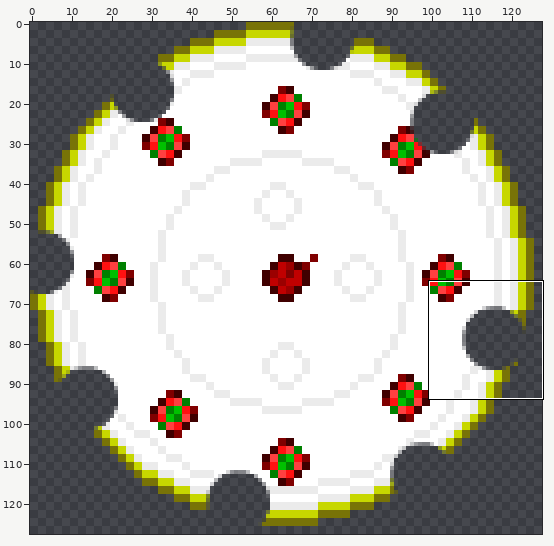
Edited in one commit: sprite sheet (Proyecto_Software_II.gmx/sprites/images/sprite1_1.png). Above, an overview of the earlier version with the close-up marked.
Close-up. Before the commit:
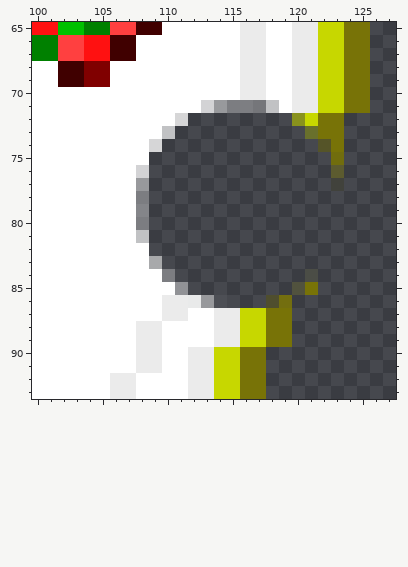
The file is 128x128 pixels. Colours within 5 levels of each other are drawn and written as one. Shown: x 100..127, y 65..93. The commit also changed other parts of the picture, which this record leaves out.
Once edited:
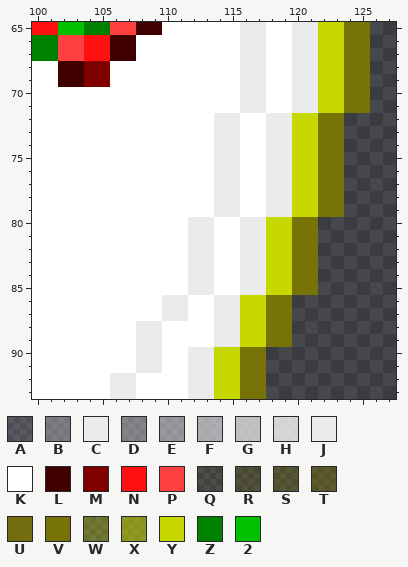
Palette (. is transparent): A #ebebeb1c  B #ebebeb55  C #ebebeb  D #ffffff55  E #ffffff71  F #ffffff8e  G #ffffffaa  H #ffffffc6  J #ffffffe3  K #ffffff  L #400000  M #800000  N #ff1111  P #ff4040  Q #7873071c  R #78730739  S #78730755  T #78730771  U #787307e3  V #787307  W #c7d70055  X #c7d7008e  Y #c7d700  Z #008000  2 #00c000
Changes in this commit:
{"y":71,"x":113,"old":"HEDBBG","new":"KKKCCK"}
{"y":72,"x":111,"old":"H........X","new":"KKKCCKKCCY"}
{"y":73,"x":110,"old":"G..........W","new":"KKKKCCKKCCYY"}
{"y":74,"x":109,"old":"H............T","new":"KKKKKCCKKCCYYV"}
{"y":75,"x":109,"old":"..............U","new":"KKKKKCCKKCCYYVV"}
{"y":76,"x":108,"old":"H..............T","new":"KKKKKKCCKKCCYYVV"}
{"y":77,"x":108,"old":"E..............Q","new":"KKKKKKCCKKCCYYVV"}
{"y":78,"x":108,"old":"D...............","new":"KKKKKKCCKKCCYYVV"}
{"y":79,"x":108,"old":"D...............","new":"KKKKKKCCKKCCYYVV"}
{"y":80,"x":108,"old":"D.............","new":"KKKKCCKKCCYYVV"}
{"y":81,"x":108,"old":"G.............","new":"KKKKCCKKCCYYVV"}
{"y":82,"x":109,"old":".............","new":"KKKCCKKCCYYVV"}
{"y":83,"x":109,"old":"F............","new":"KKKCCKKCCYYVV"}
{"y":84,"x":110,"old":"D..........Q","new":"KKCCKKCCYYVV"}
{"y":85,"x":111,"old":"E........R","new":"KCCKKCCYYV"}
{"y":86,"x":112,"old":"JEA...SU","new":"KKCCYYVV"}
